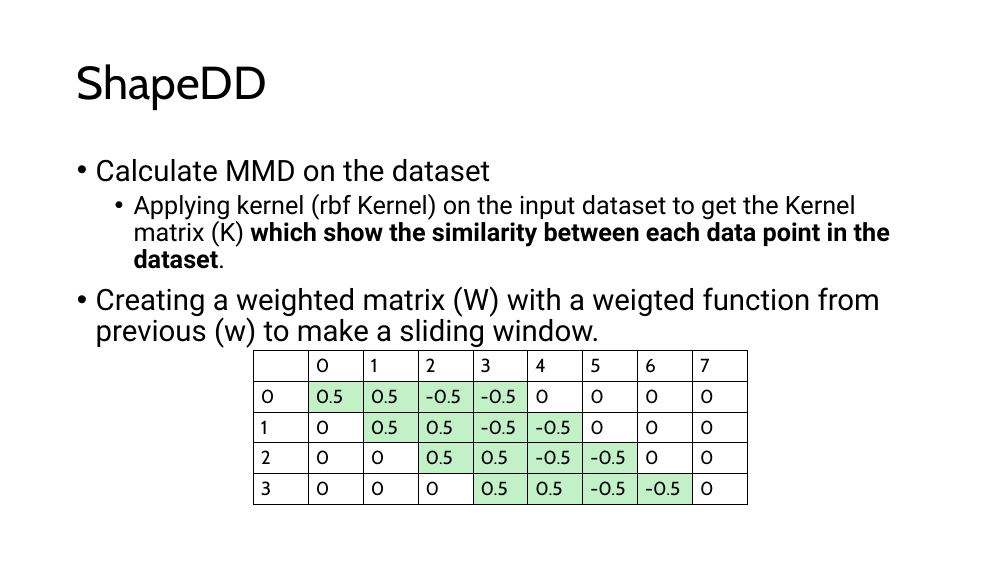
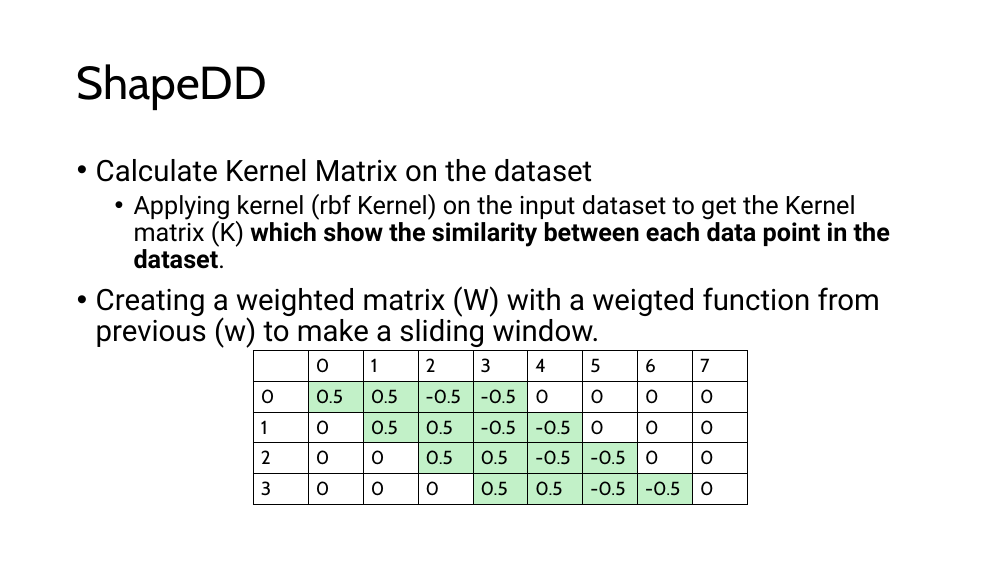
Before and after one commit to neoslusion/One-or-Two-Things-We-Know-about-Concept-Drift, a slide deck: slide 13 of report/Algorithm.pptx. Drawn at 1008x567 pixels with LibreOffice and Linux fonts; fonts in the diff are those of the drawing. Boxes give left, top, right and bottom in pixels: in the first picture for what was removed or moved away, otherwise in the second. Text is boxed around its words. In the diff, an @@ line names an element or a change of style, - is before the commit and + after.

```diff
--- a/report/Algorithm.pptx
+++ b/report/Algorithm.pptx
@@ text at [96,159,592,182]: text changed @@
-• Calculate MMD on the dataset
+• Calculate Kernel Matrix on the dataset
```
Also in this commit, not shown: 5 slides added.
